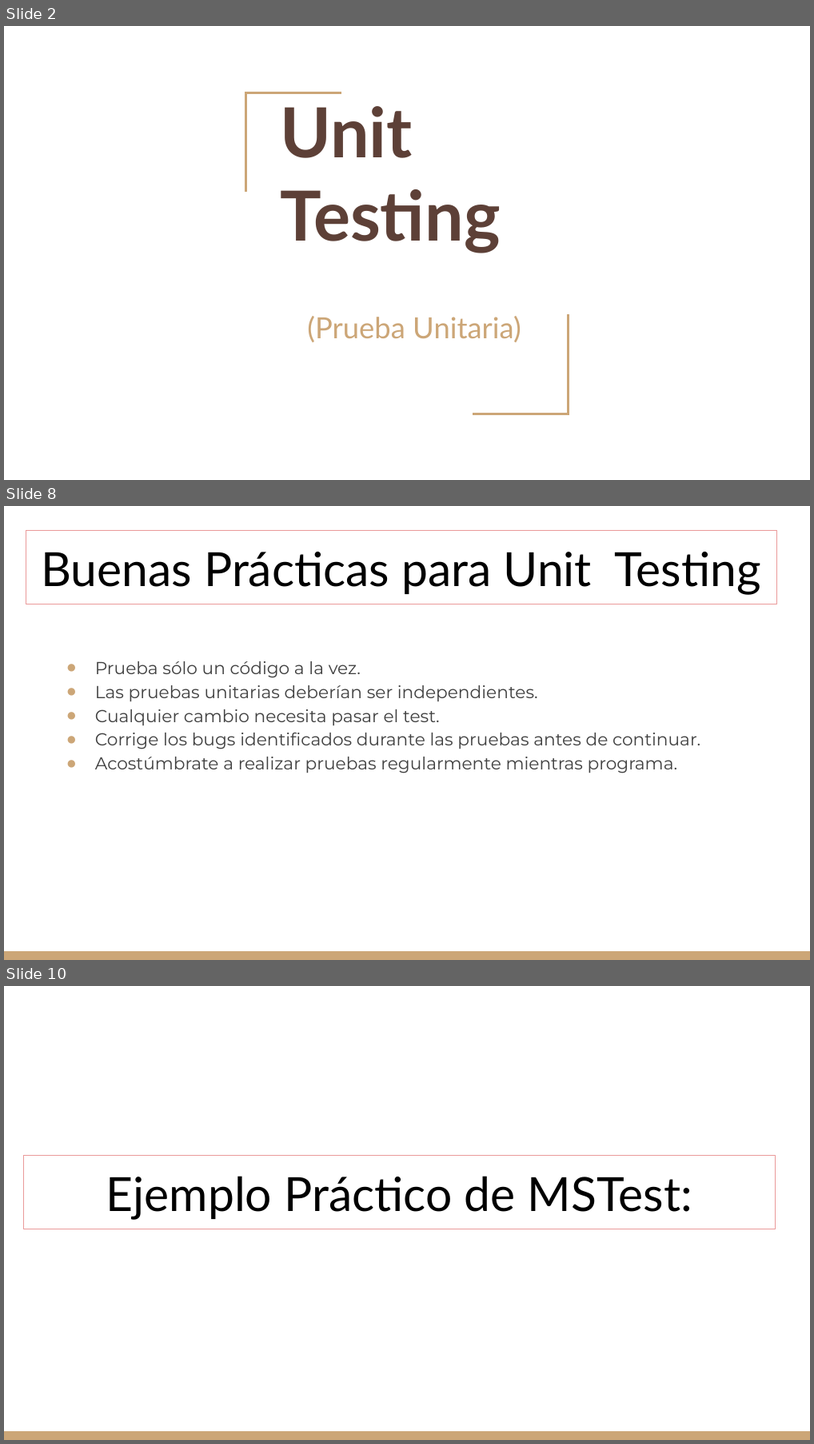
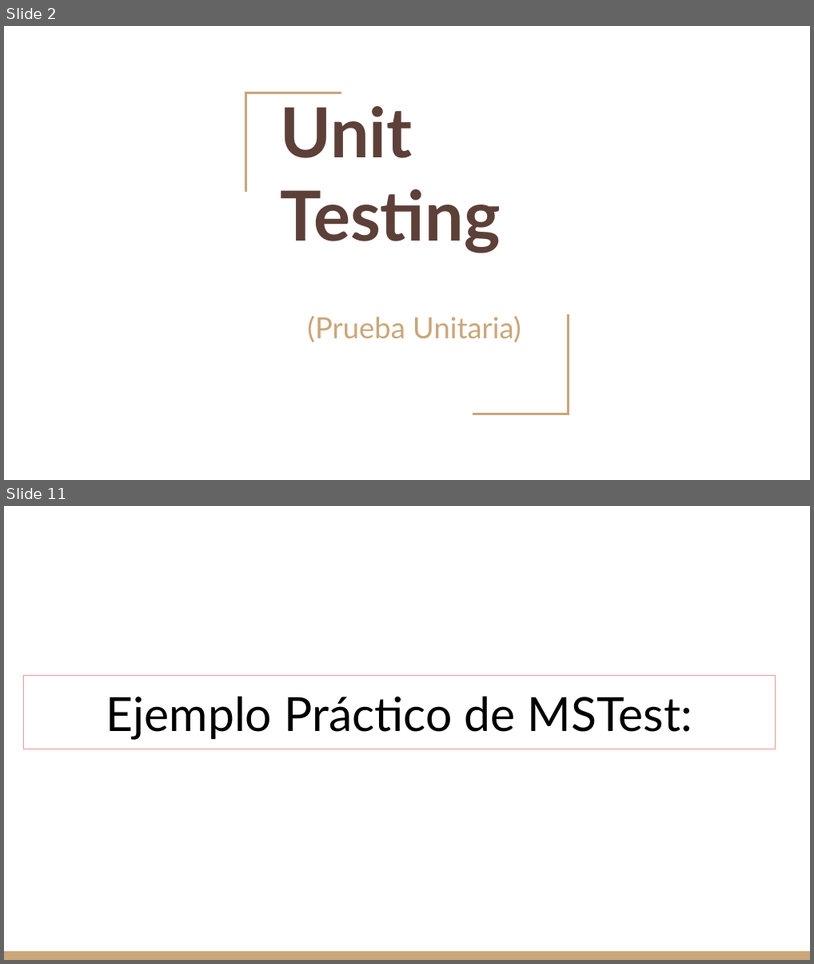
Before and after one commit to gitgamba/.Net-Grupo8, a slide deck: TPS/Unit Testing.pptx. Shown one above the other, each under a label of ours: slides 2, 8 and 10 before the commit, slides 2 and 11 after it; the slides between them are not shown. The pictures are 814x1444 and 814x964 pixels, drawn with LibreOffice and Linux fonts; fonts in the diff are those of the drawing. Boxes give left, top, right and bottom in pixels: in the first picture for what was removed or moved away, otherwise in the second. Text is boxed around its words. In the diff, an @@ line names an element or a change of style, - is before the commit and + after.

```diff
--- a/TPS/Unit Testing.pptx
+++ b/TPS/Unit Testing.pptx
@@ slide 8 removed at [4, 506, 810, 960], background #FFFFFF; not listed: 1 template element that a slide beside it also shows @@
@@ title removed at [26, 530, 778, 604] @@
-Buenas Prácticas para Unit Testing
@@ text removed at [95, 661, 701, 773] @@
-● Prueba sólo un código a la vez.
-● Las pruebas unitarias deberían ser independientes.
-● Cualquier cambio necesita pasar el test.
-● Corrige los bugs identificados durante las pruebas antes de continuar.
-● Acostúmbrate a realizar pruebas regularmente mientras programa.
@@ what was slide 10 is now slide 11 @@
```
Also in this commit, not shown: 4 slides changed, 5 slides added, 2 other slides removed, 1 other file.
